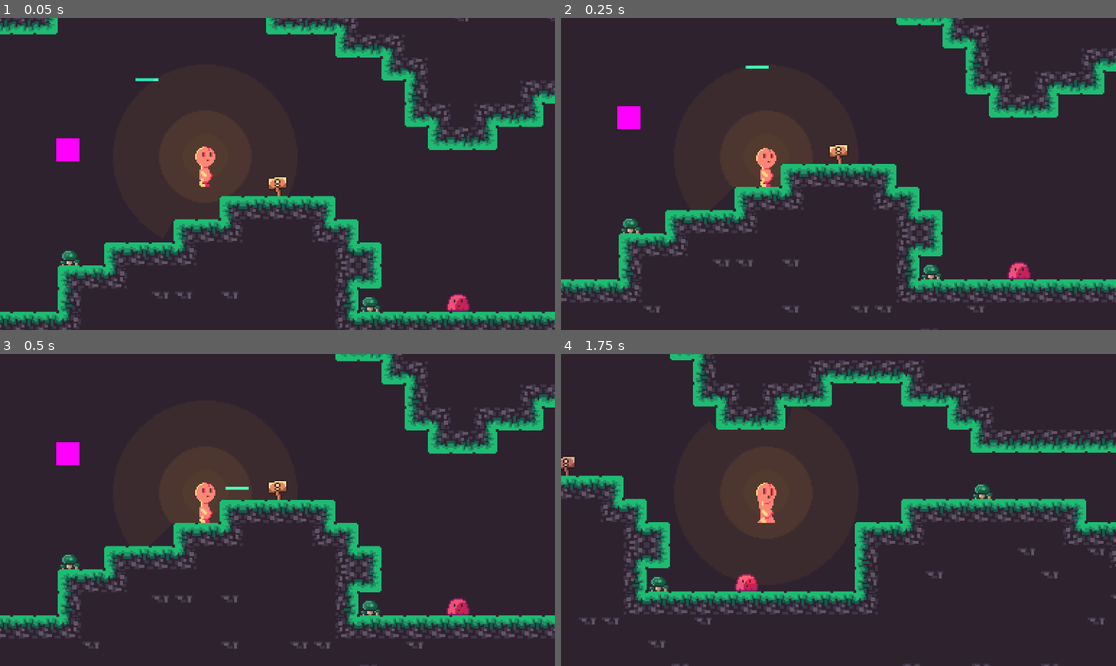
Above: before the commit, frames 1-4 (two rows, left to right).
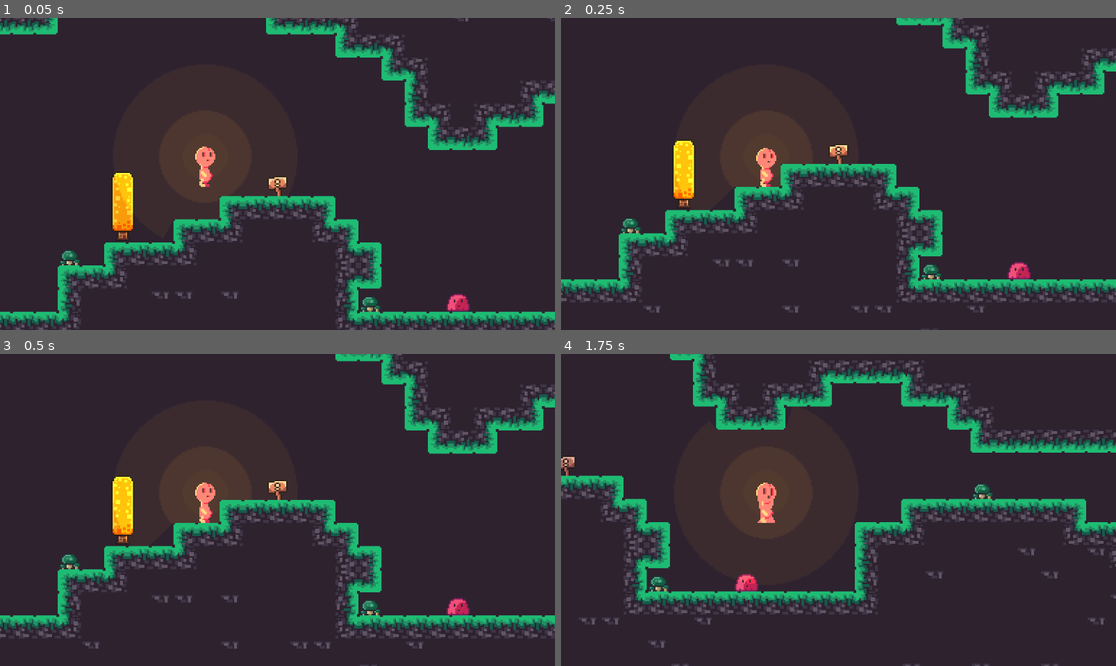
Above: after the commit, the same moments.

Repository: LucasKantola/Pirots-2-game-jam
Game: Godot game, scene res://Assets/Scenes/Main.tscn
Two runs of this game, one before a commit and one after it. Both use one fixed random seed, a clock stepped at 60 frames per second and the inputs below.
Inputs:
- Up to frame 1 (0.05 s): no input
- Up to frame 2 (0.25 s): no input
- Up to frame 3 (0.5 s): no input
- Up to frame 4 (1.75 s): hold D (right) from 0.53 s (still down); tap W (up) at 0.6, 0.77, 1.07, 1.52, 1.55 s; tap Space (shoot) at 1.35 s

The runs differ from the first frame. In frame 1, 1.1% of the frame differs, in the area x 10-29%, y 19-72%; in frame 2, 1.1%; in frame 3, 1.1%; in frame 4, nothing differs.

Commit message:
basic plant and drop collision

Diff:
--- a/Assets/Scenes/Main.tscn
+++ b/Assets/Scenes/Main.tscn
@@ -6,7 +6,6 @@
 [ext_resource type="PackedScene" uid="uid://7gmy4iiwnaru" path="res://Assets/Scenes/Slime.tscn" id="4_pshyo"]
 [ext_resource type="Texture2D" uid="uid://bgrfov2fvj84j" path="res://Assets/Images/Untitled.png" id="4_wibtl"]
 [ext_resource type="PackedScene" uid="uid://dngnfi8yrwdev" path="res://Assets/Scenes/plant.tscn" id="6_i4rig"]
-[ext_resource type="PackedScene" uid="uid://ciashg2xtq41g" path="res://Assets/Scenes/drop.tscn" id="7_1dwbc"]
 
 [sub_resource type="TileSetAtlasSource" id="TileSetAtlasSource_cfglh"]
 texture = ExtResource("2_w1yay")
@@ -1194,9 +1193,4 @@
 EnemyType = 1
 
 [node name="Plant" parent="." instance=ExtResource("6_i4rig")]
-position = Vector2(135, 48)
-
-[node name="Particle" parent="." instance=ExtResource("7_1dwbc")]
-position = Vector2(180, 3)
-velocity = Vector2(50, 0)
-direction = Vector2(1, -0.5)
+position = Vector2(173, 87)
--- a/Assets/Scenes/Player.tscn
+++ b/Assets/Scenes/Player.tscn
@@ -245,7 +245,7 @@
 position = Vector2(7, -9)
 amount = 200
 process_material = SubResource("ParticleProcessMaterial_rqe11")
-visibility_rect = Rect2(-4.07683, -31.3164, 141.413, 150.496)
+visibility_rect = Rect2(-1.34873, -28.0804, 144.663, 239.822)
 trail_enabled = true
 trail_lifetime = 0.1
 
--- a/Assets/Scenes/drop.tscn
+++ b/Assets/Scenes/drop.tscn
@@ -10,10 +10,9 @@
 atlas = ExtResource("1_q7b4e")
 region = Rect2(0, 16, 16, 16)
 
-[node name="Particle" type="RigidBody2D"]
+[node name="Particle" type="RigidBody2D" groups=["Drop"]]
 texture_filter = 1
-collision_layer = 0
-collision_mask = 2147483649
+collision_layer = 2147483648
 script = ExtResource("1_41sel")
 direction = Vector2(1, -1)
 speed = 200.0
--- a/Assets/Scenes/plant.tscn
+++ b/Assets/Scenes/plant.tscn
@@ -1,23 +1,28 @@
-[gd_scene load_steps=4 format=3 uid="uid://dngnfi8yrwdev"]
+[gd_scene load_steps=5 format=3 uid="uid://dngnfi8yrwdev"]
 
 [ext_resource type="Script" path="res://Assets/Scripts/plant.gd" id="1_la7jf"]
+[ext_resource type="Texture2D" uid="uid://fq6s30jbt68e" path="res://Assets/Sprites/brackeys_platformer_assets/sprites/world_tileset.png" id="2_2yoat"]
 
 [sub_resource type="RectangleShape2D" id="RectangleShape2D_tnyb6"]
+size = Vector2(20, 11)
 
-[sub_resource type="PlaceholderTexture2D" id="PlaceholderTexture2D_5uwmq"]
-size = Vector2(16, 16)
+[sub_resource type="AtlasTexture" id="AtlasTexture_77pw8"]
+atlas = ExtResource("2_2yoat")
+region = Rect2(80, 48, 16, 48)
 
 [node name="Plant" type="Node2D"]
 script = ExtResource("1_la7jf")
 
 [node name="Area2D" type="Area2D" parent="."]
-collision_layer = 0
+collision_layer = 2147483648
 collision_mask = 2147483648
 
 [node name="CollisionShape2D" type="CollisionShape2D" parent="Area2D"]
+position = Vector2(0, 18.5)
 shape = SubResource("RectangleShape2D_tnyb6")
 
 [node name="Sprite2D" type="Sprite2D" parent="."]
-texture = SubResource("PlaceholderTexture2D_5uwmq")
+texture_filter = 1
+texture = SubResource("AtlasTexture_77pw8")
 
 [connection signal="body_entered" from="Area2D" to="." method="bodyEntered"]
--- a/Assets/Scripts/Drop.gd
+++ b/Assets/Scripts/Drop.gd
@@ -20,7 +20,9 @@
 func _physics_process(delta):
     velocity.y += gravity * delta
     velocity.x -= velocity.x * dragPercentage * delta
-    move_and_collide(velocity * delta)
+    var col = move_and_collide(velocity * delta)
+    if col:
+        queue_free()
 
 func _onTimerTimeout():
     queue_free()
--- a/Assets/Scripts/plant.gd
+++ b/Assets/Scripts/plant.gd
@@ -1,7 +1,15 @@
 extends Node2D
 
+@onready var sprite = $Sprite2D
+@onready var collider = $Area2D/CollisionShape2D
 var maxHeight = 100
 
 func bodyEntered(body: Node2D) -> void:
     print_debug("bodyEntered" + body.name)
     print(str(body))
+
+    if body.is_in_group("Drop"):
+        if sprite.get_rect().size.y < maxHeight:
+            sprite.position.y -= sprite.get_rect().size.y / 2
+            sprite.scale.y += 1
+            collider.position.y -= collider.shape.size.y / 2
Not shown: 1 places in Assets/Scenes/Main.tscn that only renumber resources
Not shown, added: export_presets.cfg
